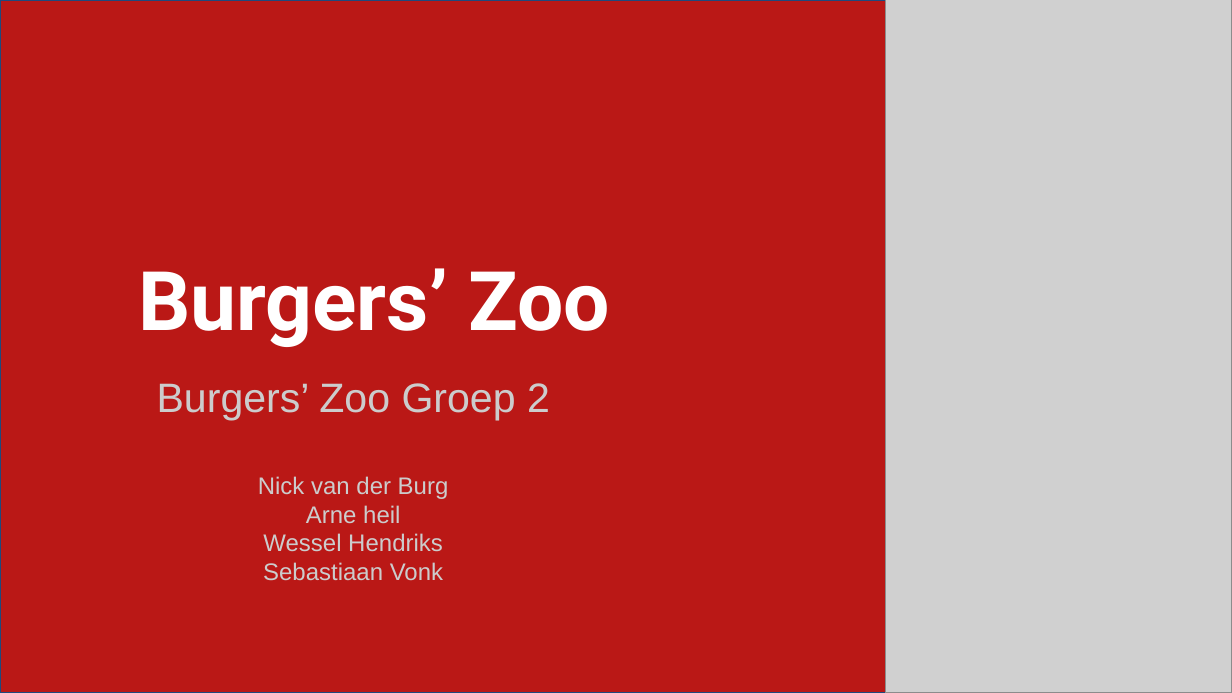
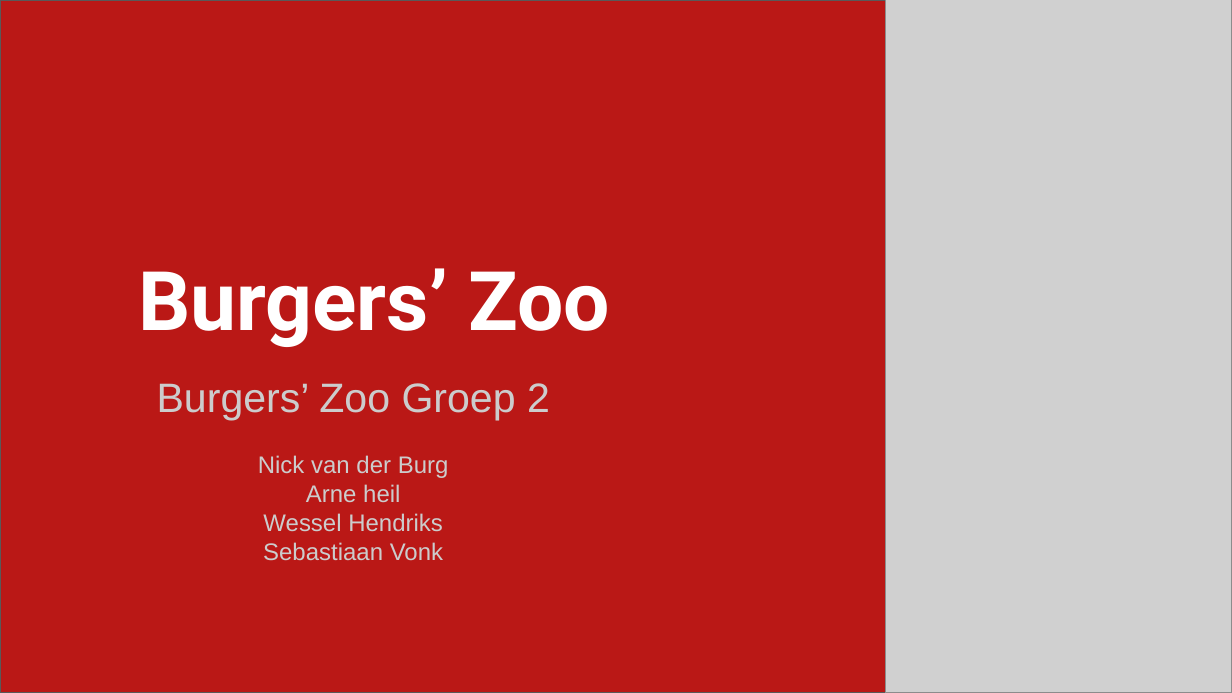
Before and after one commit to Mastermindzh/nj2017-iot-dwa-BurgersZoo1, a slide deck: slide 17 of groepsprocess/Presentaties/Tussenpresentatie (groep 1 & 2).pptx (slide 16 before the commit). Drawn at 1232x693 pixels with LibreOffice and Linux fonts; fonts in the diff are those of the drawing; grey boxes stand for pictures. Boxes give left, top, right and bottom in pixels: in the first picture for what was removed or moved away, otherwise in the second. Text is boxed around its words. In the diff, an @@ line names an element or a change of style, - is before the commit and + after.

```diff
--- a/groepsprocess/Presentaties/Tussenpresentatie (groep 1 & 2).pptx
+++ b/groepsprocess/Presentaties/Tussenpresentatie (groep 1 & 2).pptx
@@ rectangle at (0,0,1232,692): outline #1F497D 0.74 pt to #595959 0.75 pt @@
@@ subtitle "Burgers’ Zoo Groep 2" rewrapped from (157,383,550,580) to (157,383,550,560) @@
```
Also in this commit, not shown: 12 other slides changed, 7 slides added, 1 slide removed, 3 other files.
